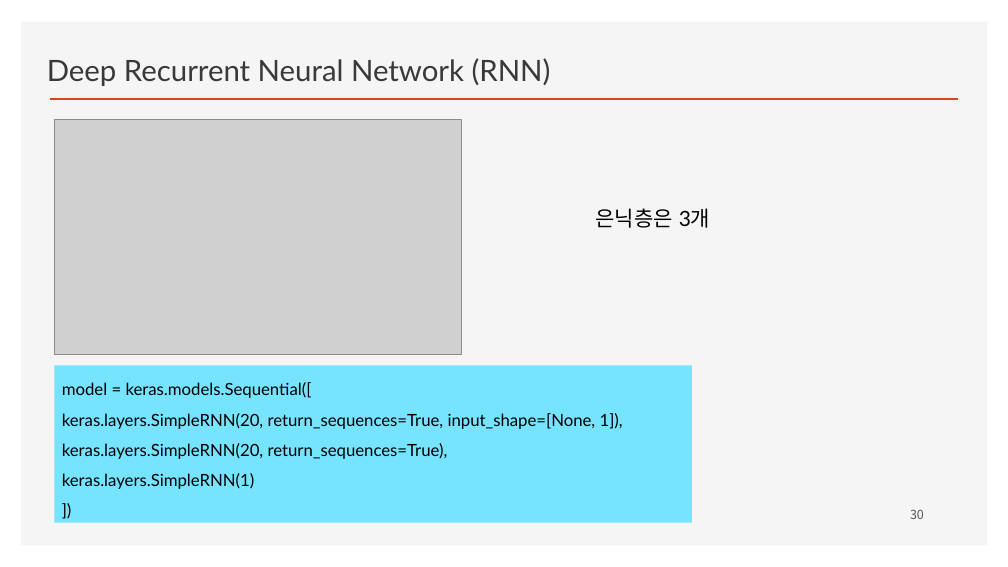
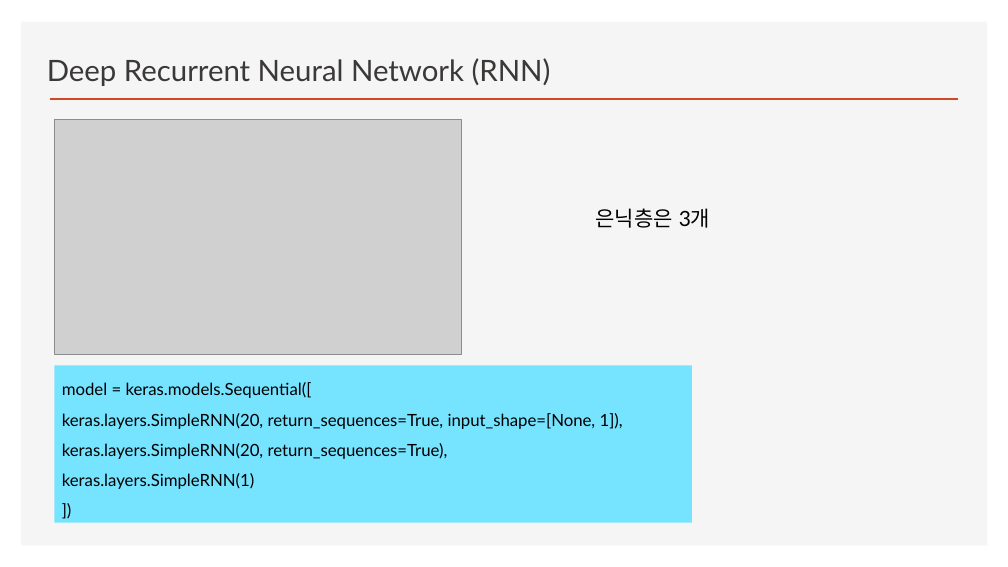
Before and after one commit to ancestor9/2026_Fall_Deep-Learning-with-Python, a slide deck: slide 35 of Chapter 13 Timeseries forecasting.pptx (slide 30 before the commit). Drawn at 1008x567 pixels with LibreOffice and Linux fonts; fonts in the diff are those of the drawing; grey boxes stand for pictures; background and template pictures are left out. Boxes give left, top, right and bottom in pixels: in the first picture for what was removed or moved away, otherwise in the second. Text is boxed around its words. In the diff, an @@ line names an element or a change of style, - is before the commit and + after.

```diff
--- a/Chapter 13 Timeseries forecasting.pptx
+++ b/Chapter 13 Timeseries forecasting.pptx
@@ page number removed at [910, 509, 924, 519] @@
-30
```
Also in this commit, not shown: 15 other slides changed, 5 slides added.
